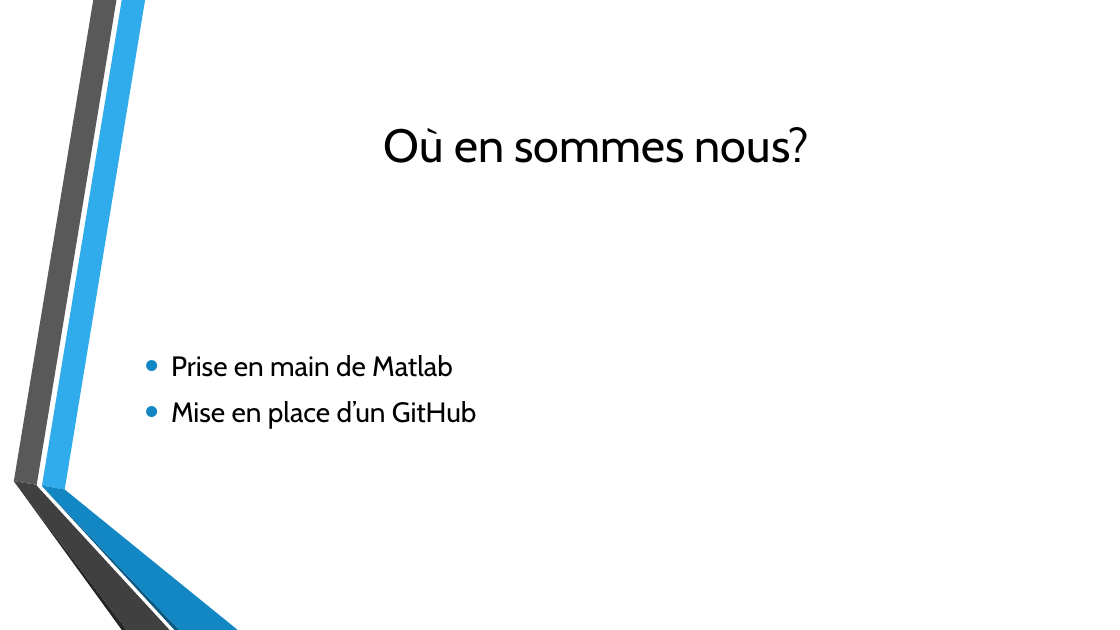
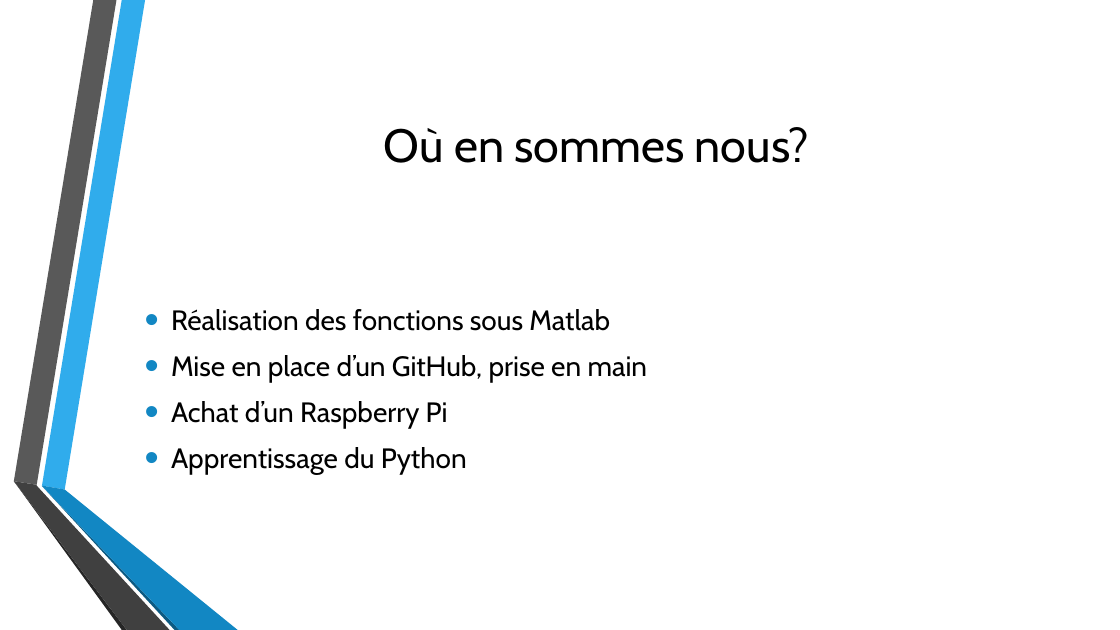
Before and after one commit to Bugro/CUBI, a slide deck: slide 8 of Com/Création et Utilisation d’un Billard Intelligent.pptx. Drawn at 1120x630 pixels with LibreOffice and Linux fonts; fonts in the diff are those of the drawing; background and template pictures are left out. Boxes give left, top, right and bottom in pixels: in the first picture for what was removed or moved away, otherwise in the second. Text is boxed around its words. In the diff, an @@ line names an element or a change of style, - is before the commit and + after.

Commit message:
Mise à jour du powerpoint

```diff
--- a/Com/Création et Utilisation d’un Billard Intelligent.pptx
+++ b/Com/Création et Utilisation d’un Billard Intelligent.pptx
@@ text at (x1=171, y1=309, x2=648, y2=475): text changed @@
-• Prise en main de Matlab
-• Mise en place d’un GitHub
+• Réalisation des fonctions sous Matlab
+• Mise en place d’un GitHub, prise en main
+• Achat d’un Raspberry Pi
+• Apprentissage du Python
```
Also in this commit, not shown: 2 other slides changed, 1 other file.
